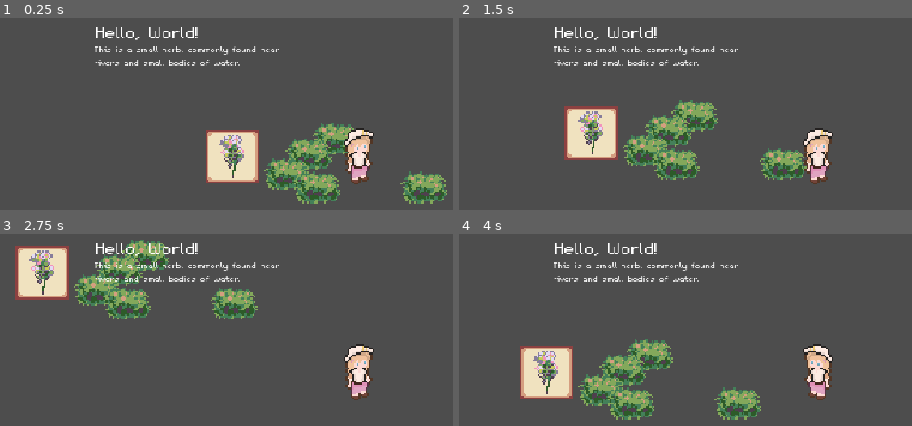
Above: before the commit, frames 1-4 (two rows, left to right).
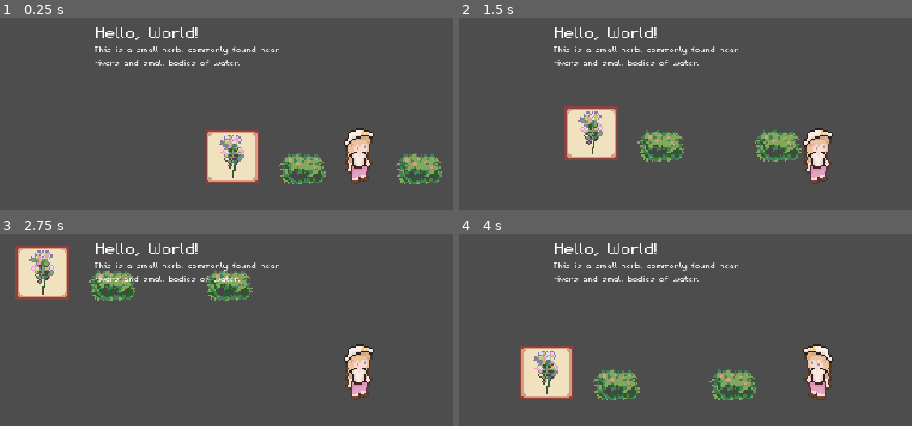
Above: after the commit, the same moments.

Repository: Jelmerrr/Flask-and-Fortune
Game: Godot game, scene res://Scenes/UtilScenes/visual_handler.tscn
The game is run twice, just before and just after one commit, with the same random seed, the same clock (stepped at 60 frames per second) and the same inputs.
Inputs (mouse positions are in pixels of both pictures, inside the frame that each line leads up to):
- Up to frame 1 (0.25 s): no input
- Up to frame 2 (1.5 s): tap Enter at 0.5 s; move the mouse to (outside the picture) at 0.52 s; hold D (move_right) 0.53-1.28 s; move the mouse to (658, 208) at 1.27 s; hold S (move_down) from 1.28 s (still down)
- Up to frame 3 (2.75 s): move the mouse to (439, 301) at 2.02 s; release S (move_down) at 2.03 s; hold D (move_right) from 2.03 s (still down)
- Up to frame 4 (4 s): move the mouse to (outside the picture) at 2.77 s; release D (move_right) at 2.78 s; hold W (move_up) 2.78-3.53 s; move the mouse to (outside the picture) at 3.52 s; hold A (move_left) from 3.53 s (still down)

The runs differ from the first frame. In frame 1, 6.0% of the frame differs, in the area x 58-99%, y 54-97%; in frame 2, 6.3%; in frame 3, 6.0%; in frame 4, 6.3%, in the area x 26-67%, y 54-97%.

Commit message:
First port of gathering mechanic

Diff:
--- /dev/null
+++ b/Resources/Gatherable Objects/Resource Files/SunberryGatherableObject.tres
@@ -0,0 +1,12 @@
+[gd_resource type="Resource" script_class="GatherableObject" load_steps=3 format=3 uid="uid://bulky6dnsram"]
+
+[ext_resource type="Script" uid="uid://bsuj6lsrvy1ty" path="res://Resources/Gatherable Objects/GatherableObjectResource.gd" id="1_qpoc2"]
+[ext_resource type="Texture2D" uid="uid://blv3c2sjdg70f" path="res://Assets/Sprites/World Object Sprites/Clutter/Placeholder Bush.png" id="2_qd3l4"]
+
+[resource]
+script = ExtResource("1_qpoc2")
+objectName = "Sunberry"
+baseGatherTime = 3.0
+sprite = ExtResource("2_qd3l4")
+spriteYsortPivotOffset = 10
+metadata/_custom_type_script = "uid://bsuj6lsrvy1ty"
--- /dev/null
+++ b/Resources/Items/Resource Files/ComfreyItemResource.tres
@@ -0,0 +1,11 @@
+[gd_resource type="Resource" script_class="ItemResource" load_steps=3 format=3 uid="uid://ijdsiogsvex5"]
+
+[ext_resource type="Texture2D" uid="uid://cmrlaopl4gely" path="res://Assets/Sprites/Item Sprites/ComfreyItemSprite32x32.png" id="1_kecw8"]
+[ext_resource type="Script" uid="uid://i7xrlwuwu02f" path="res://Resources/Items/ItemResource.gd" id="2_a8hud"]
+
+[resource]
+script = ExtResource("2_a8hud")
+itemName = "Comfrey"
+itemDescription = "Comfrey can be commonly found in temperate plains near bodies of water. The flowers give of a sweet aroma often attracting nearby wildlife. It's stalk can be ground into a fine powder which has been used in medicine for centuries."
+itemTexture = ExtResource("1_kecw8")
+metadata/_custom_type_script = "uid://i7xrlwuwu02f"
--- /dev/null
+++ b/Resources/Items/Resource Files/SunberryItemResource.tres
@@ -0,0 +1,11 @@
+[gd_resource type="Resource" script_class="ItemResource" load_steps=3 format=3 uid="uid://bjdbyd61u0qx2"]
+
+[ext_resource type="Texture2D" uid="uid://blv3c2sjdg70f" path="res://Assets/Sprites/World Object Sprites/Clutter/Placeholder Bush.png" id="1_y6w8a"]
+[ext_resource type="Script" uid="uid://i7xrlwuwu02f" path="res://Resources/Items/ItemResource.gd" id="2_bnubb"]
+
+[resource]
+script = ExtResource("2_bnubb")
+itemName = "Sunberry"
+itemDescription = "Sunberries can be found in bushes near the forest' edge. The sap inside this berry stimulates natural recovery of the body. Has a bitter aftertaste."
+itemTexture = ExtResource("1_y6w8a")
+metadata/_custom_type_script = "uid://i7xrlwuwu02f"
--- /dev/null
+++ b/Scenes/Gatherable Objects/DUPLICATE THIS - GatherableObjectController.tscn
@@ -0,0 +1,29 @@
+[gd_scene load_steps=5 format=3 uid="uid://ctyl52wfuau5g"]
+
+[ext_resource type="Script" uid="uid://cqu4hlg3jlabm" path="res://Scripts/GatherableObjects/GatherableObjectController.gd" id="1_2ls7t"]
+[ext_resource type="Shader" uid="uid://bhq0vwnwcxcg3" path="res://Shaders/Sprite Processing Shaders/2dOutline.gdshader" id="2_cr6go"]
+
+[sub_resource type="ShaderMaterial" id="ShaderMaterial_vrk6t"]
+shader = ExtResource("2_cr6go")
+shader_parameter/outline_color = Color(1, 1, 1, 1)
+shader_parameter/strength = 0.0
+
+[sub_resource type="RectangleShape2D" id="RectangleShape2D_hdb2t"]
+
+[node name="GatherableObjectController" type="Node2D"]
+y_sort_enabled = true
+script = ExtResource("1_2ls7t")
+
+[node name="GatherObjectSprite" type="Sprite2D" parent="."]
+y_sort_enabled = true
+material = SubResource("ShaderMaterial_vrk6t")
+
+[node name="GatherMouseArea" type="Area2D" parent="GatherObjectSprite"]
+
+[node name="GatherCollisionShape" type="CollisionShape2D" parent="GatherObjectSprite/GatherMouseArea"]
+shape = SubResource("RectangleShape2D_hdb2t")
+
+[node name="GatherDurationTimer" type="Timer" parent="."]
+
+[connection signal="mouse_entered" from="GatherObjectSprite/GatherMouseArea" to="." method="_on_gather_mouse_area_mouse_entered"]
+[connection signal="mouse_exited" from="GatherObjectSprite/GatherMouseArea" to="." method="_on_gather_mouse_area_mouse_exited"]
--- /dev/null
+++ b/Scenes/Gatherable Objects/ObjectScenes/SunberryGatherableObject.tscn
@@ -0,0 +1,37 @@
+[gd_scene load_steps=7 format=3 uid="uid://c8p0g5r0f2q08"]
+
+[ext_resource type="Script" uid="uid://cqu4hlg3jlabm" path="res://Scripts/GatherableObjects/GatherableObjectController.gd" id="1_l1enj"]
+[ext_resource type="Resource" uid="uid://bulky6dnsram" path="res://Resources/Gatherable Objects/Resource Files/SunberryGatherableObject.tres" id="2_c1odu"]
+[ext_resource type="Shader" uid="uid://bhq0vwnwcxcg3" path="res://Shaders/Sprite Processing Shaders/2dOutline.gdshader" id="2_rm6tn"]
+[ext_resource type="Texture2D" uid="uid://blv3c2sjdg70f" path="res://Assets/Sprites/World Object Sprites/Clutter/Placeholder Bush.png" id="4_ls3t2"]
+
+[sub_resource type="ShaderMaterial" id="ShaderMaterial_vrk6t"]
+resource_local_to_scene = true
+shader = ExtResource("2_rm6tn")
+shader_parameter/outline_color = Color(1, 1, 1, 1)
+shader_parameter/strength = 0.0
+
+[sub_resource type="RectangleShape2D" id="RectangleShape2D_hdb2t"]
+size = Vector2(28, 19)
+
+[node name="Sunberry" type="Node2D"]
+y_sort_enabled = true
+script = ExtResource("1_l1enj")
+gatherableData = ExtResource("2_c1odu")
+
+[node name="GatherObjectSprite" type="Sprite2D" parent="."]
+y_sort_enabled = true
+material = SubResource("ShaderMaterial_vrk6t")
+texture = ExtResource("4_ls3t2")
+offset = Vector2(0, -10)
+
+[node name="GatherMouseArea" type="Area2D" parent="GatherObjectSprite"]
+
+[node name="GatherCollisionShape" type="CollisionShape2D" parent="GatherObjectSprite/GatherMouseArea"]
+position = Vector2(0, -6.5)
+shape = SubResource("RectangleShape2D_hdb2t")
+
+[node name="GatherDurationTimer" type="Timer" parent="."]
+
+[connection signal="mouse_entered" from="GatherObjectSprite/GatherMouseArea" to="." method="_on_gather_mouse_area_mouse_entered"]
+[connection signal="mouse_exited" from="GatherObjectSprite/GatherMouseArea" to="." method="_on_gather_mouse_area_mouse_exited"]
--- a/Scenes/Placeholder/test_environment.tscn
+++ b/Scenes/Placeholder/test_environment.tscn
@@ -1,9 +1,9 @@
 [gd_scene load_steps=5 format=3 uid="uid://c8428k051oqmk"]
 
 [ext_resource type="PackedScene" uid="uid://b8faxx5uxnkkb" path="res://Scenes/Placeholder/player_controller.tscn" id="1_3ileo"]
-[ext_resource type="Texture2D" uid="uid://blv3c2sjdg70f" path="res://Assets/Sprites/World Object Sprites/Clutter/Placeholder Bush.png" id="1_gfb6r"]
 [ext_resource type="Texture2D" uid="uid://cmrlaopl4gely" path="res://Assets/Sprites/Item Sprites/ComfreyItemSprite32x32.png" id="3_ephj6"]
 [ext_resource type="Texture2D" uid="uid://c310v47bisfne" path="res://Assets/Sprites/Item Sprites/ItemSpriteFrame32x32.png" id="3_nfcxt"]
+[ext_resource type="PackedScene" uid="uid://c8p0g5r0f2q08" path="res://Scenes/Gatherable Objects/ObjectScenes/SunberryGatherableObject.tscn" id="4_nfcxt"]
 
 [node name="Test Environment" type="Node2D"]
 y_sort_enabled = true
@@ -20,36 +20,6 @@
 enabled = false
 zoom = Vector2(2, 2)
 
-[node name="PlaceholderBush" type="Sprite2D" parent="."]
-y_sort_enabled = true
-position = Vector2(-43, 0)
-texture = ExtResource("1_gfb6r")
-offset = Vector2(0, -10)
-
-[node name="PlaceholderBush2" type="Sprite2D" parent="."]
-y_sort_enabled = true
-position = Vector2(-30, -12)
-texture = ExtResource("1_gfb6r")
-offset = Vector2(0, -10)
-
-[node name="PlaceholderBush3" type="Sprite2D" parent="."]
-y_sort_enabled = true
-position = Vector2(-25, 8)
-texture = ExtResource("1_gfb6r")
-offset = Vector2(0, -10)
-
-[node name="PlaceholderBush5" type="Sprite2D" parent="."]
-y_sort_enabled = true
-position = Vector2(39, 8)
-texture = ExtResource("1_gfb6r")
-offset = Vector2(0, -10)
-
-[node name="PlaceholderBush4" type="Sprite2D" parent="."]
-y_sort_enabled = true
-position = Vector2(-14, -21)
-texture = ExtResource("1_gfb6r")
-offset = Vector2(0, -10)
-
 [node name="ItemSpriteFrame32x32" type="Sprite2D" parent="."]
 position = Vector2(-76, -17)
 texture = ExtResource("3_nfcxt")
@@ -57,3 +27,9 @@
 [node name="ComfreyItemSprite32x32" type="Sprite2D" parent="."]
 position = Vector2(-76, -17)
 texture = ExtResource("3_ephj6")
+
+[node name="Sunberry" parent="." instance=ExtResource("4_nfcxt")]
+position = Vector2(-34, -3)
+
+[node name="Sunberry2" parent="." instance=ExtResource("4_nfcxt")]
+position = Vector2(36, -3)
--- a/Scenes/UtilScenes/visual_handler.tscn
+++ b/Scenes/UtilScenes/visual_handler.tscn
@@ -6,7 +6,52 @@
 
 [node name="Visual Handler" type="Node2D"]
 
-[node name="SubViewportContainer" type="SubViewportContainer" parent="."]
+[node name="CanvasLayer" type="CanvasLayer" parent="."]
+
+[node name="UI" type="Control" parent="CanvasLayer"]
+layout_mode = 3
+anchors_preset = 15
+anchor_right = 1.0
+anchor_bottom = 1.0
+offset_right = 960.0
+offset_bottom = 540.0
+grow_horizontal = 2
+grow_vertical = 2
+mouse_filter = 2
+script = ExtResource("2_iw1ln")
+
+[node name="Label" type="Label" parent="CanvasLayer/UI"]
+layout_mode = 0
+offset_left = 164.0
+offset_top = 71.0
+offset_right = 288.0
+offset_bottom = 97.0
+theme_override_fonts/font = ExtResource("2_8ueo7")
+theme_override_font_sizes/font_size = 32
+text = "Hello, World!"
+
+[node name="Label2" type="Label" parent="CanvasLayer/UI"]
+layout_mode = 0
+offset_left = 162.0
+offset_top = 100.0
+offset_right = 403.0
+offset_bottom = 321.0
+theme_override_fonts/font = ExtResource("2_8ueo7")
+theme_override_font_sizes/font_size = 16
+text = "This is a small herb, commonly found near rivers and small bodies of water."
+autowrap_mode = 2
+
+[node name="Control" type="Control" parent="."]
+layout_mode = 3
+anchors_preset = 15
+anchor_right = 1.0
+anchor_bottom = 1.0
+grow_horizontal = 2
+grow_vertical = 2
+mouse_filter = 1
+
+[node name="SubViewportContainer" type="SubViewportContainer" parent="Control"]
+layout_mode = 1
 anchors_preset = 15
 anchor_right = 1.0
 anchor_bottom = 1.0
@@ -17,46 +62,15 @@
 stretch = true
 stretch_shrink = 2
 
-[node name="SubViewport" type="SubViewport" parent="SubViewportContainer"]
+[node name="SubViewport" type="SubViewport" parent="Control/SubViewportContainer"]
 transparent_bg = true
 handle_input_locally = false
 snap_2d_transforms_to_pixel = true
 snap_2d_vertices_to_pixel = true
+physics_object_picking = true
 size = Vector2i(480, 270)
 render_target_update_mode = 4
 
-[node name="Scene Handler" type="Node2D" parent="SubViewportContainer/SubViewport"]
+[node name="Scene Handler" type="Node2D" parent="Control/SubViewportContainer/SubViewport"]
 
-[node name="Test Environment" parent="SubViewportContainer/SubViewport/Scene Handler" instance=ExtResource("1_exiw7")]
-
-[node name="UI" type="Control" parent="."]
-layout_mode = 3
-anchors_preset = 15
-anchor_right = 1.0
-anchor_bottom = 1.0
-offset_right = 960.0
-offset_bottom = 540.0
-grow_horizontal = 2
-grow_vertical = 2
-script = ExtResource("2_iw1ln")
-
-[node name="Label" type="Label" parent="UI"]
-layout_mode = 0
-offset_left = 164.0
-offset_top = 71.0
-offset_right = 288.0
-offset_bottom = 97.0
-theme_override_fonts/font = ExtResource("2_8ueo7")
-theme_override_font_sizes/font_size = 32
-text = "Hello, World!"
-
-[node name="Label2" type="Label" parent="UI"]
-layout_mode = 0
-offset_left = 162.0
-offset_top = 100.0
-offset_right = 403.0
-offset_bottom = 321.0
-theme_override_fonts/font = ExtResource("2_8ueo7")
-theme_override_font_sizes/font_size = 16
-text = "This is a small herb, commonly found near rivers and small bodies of water."
-autowrap_mode = 2
+[node name="Test Environment" parent="Control/SubViewportContainer/SubViewport/Scene Handler" instance=ExtResource("1_exiw7")]
--- /dev/null
+++ b/Scripts/GatherableObjects/GatherableObjectController.gd
@@ -0,0 +1,18 @@
+extends Node2D
+
+@export var gatherableData: GatherableObject
+
+@onready var gather_object_sprite: Sprite2D = $GatherObjectSprite
+@onready var gather_mouse_area: Area2D = $GatherObjectSprite/GatherMouseArea
+@onready var gather_collision_shape: CollisionShape2D = $GatherObjectSprite/GatherMouseArea/GatherCollisionShape
+@onready var gather_duration_timer: Timer = $GatherDurationTimer
+
+func _ready() -> void:
+	if gatherableData != null:
+		gather_duration_timer.wait_time = gatherableData.baseGatherTime
+
+func _on_gather_mouse_area_mouse_entered() -> void:
+	gather_object_sprite.material.set_shader_parameter("strength", 1)
+
+func _on_gather_mouse_area_mouse_exited() -> void:
+	gather_object_sprite.material.set_shader_parameter("strength", 0)
Not shown, added: Scripts/GatherableObjects/GatherableObjectController.gd.uid
Not shown, added: Scenes/Gatherable Objects/GatherableObjectController.tscn169195114.tmp
